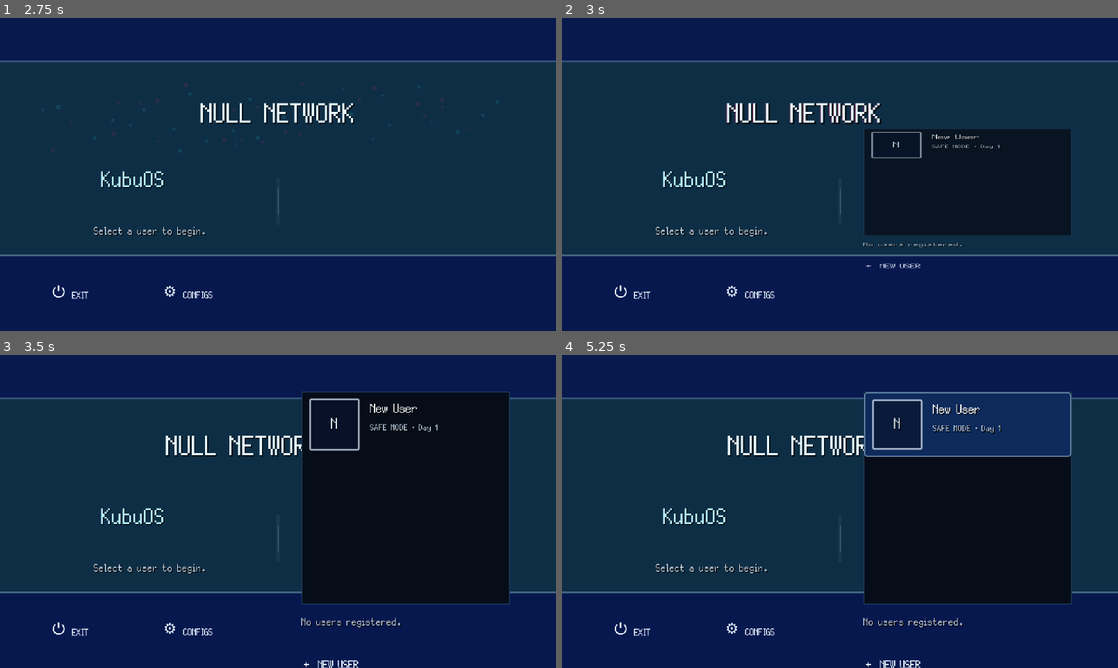
Above: before the commit, frames 1-4 (two rows, left to right).
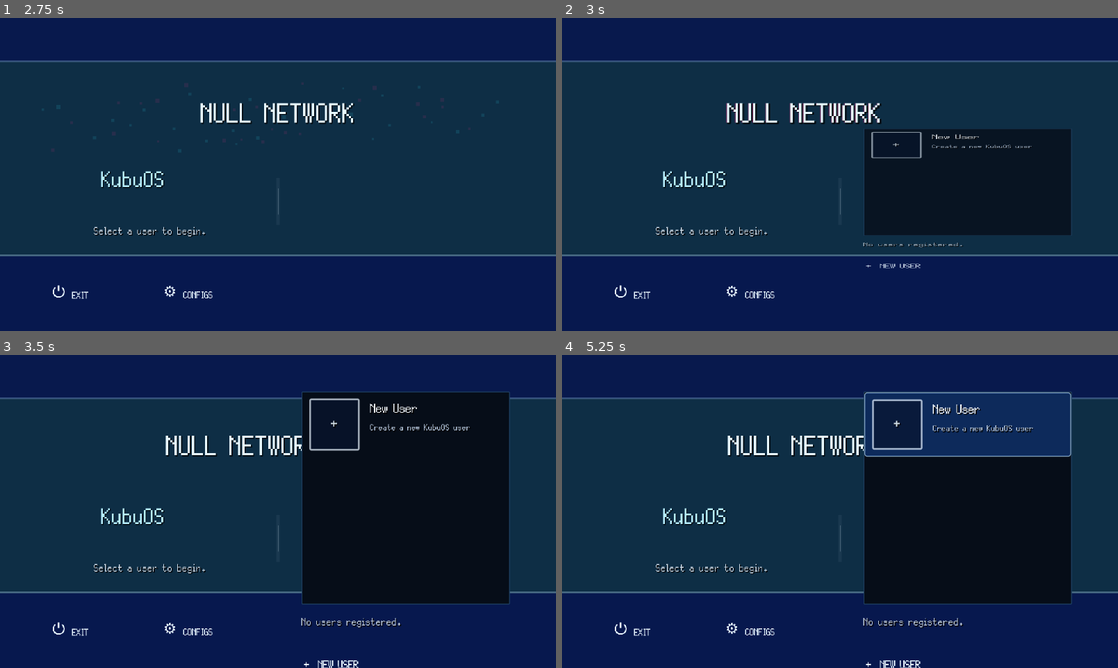
Above: after the commit, the same moments.

Repository: GYU-GAZE/NULL-NETWORK
Game: Godot game, scene res://core/bootstrap/bootstrap.tscn
Two runs of this game, one before a commit and one after it. Both use one fixed random seed, a clock stepped at 60 frames per second and the inputs below. The engine's default icon, where the game draws it, is replaced by a stand-in: a white triangle on a blue panel in a dark square.
Inputs (mouse positions are in pixels of both pictures, inside the frame that each line leads up to):
- Up to frame 1 (2.75 s): tap Enter at 0.5 s; move the mouse to (400, 158) at 0.52 s; hold D (local_area_move_right) 0.53-1.25 s; tap E (local_area_interact) at 0.6, 2.1 s; click (400, 158) at 0.67 s; drag from (166, 190) to (250, 237) at 1.27 s; move the mouse to (333, 105) at 2.02 s; hold D (local_area_move_right) from 2.03 s (still down)
- Up to frame 2 (3 s): release D (local_area_move_right) at 2.75 s; drag from (812, 237) to (673, 127) at 2.77 s
- Up to frame 3 (3.5 s): no input
- Up to frame 4 (5.25 s): click "+ NEW USER" at 3.5 s; click "+ NEW USER" at 4.25 s; click (967, 423) at 5 s

Frame 1 is identical in both runs. In frame 2, 0.1% of the frame differs, in the area x 59-85%, y 39-42%; in frame 3, 0.2%; in frame 4, 0.3%, in the area x 59-85%, y 20-26%.
Error in both runs: Invalid access to property or key 'position' on a base object of type 'null instance'. (res://systems/startup/startup_menu.gd:500)

Commit message:
Support special login entries in startup user rows

Diff:
--- a/systems/startup/startup_user_entry.gd
+++ b/systems/startup/startup_user_entry.gd
@@ -2,8 +2,8 @@
 class_name StartupUserEntry
 
 
-signal selected(campaign_id: String)
-signal activated(campaign_id: String)
+signal selected(entry_id: String)
+signal activated(entry_id: String)
 
 
 @export var normal_style: StyleBox
@@ -46,20 +46,29 @@
 	if username.is_empty():
 		username = "New User"
 
-	var mode: String = (
-		"COMMIT"
-		if int(profile.get("save_mode", CampaignState.SaveMode.SAFE))
-		== CampaignState.SaveMode.COMMIT
-		else "SAFE"
-	)
-	var day: int = maxi(1, int(profile.get("days_passed", 1)))
+	var description: String = str(profile.get("description", "")).strip_edges()
+
+	if description.is_empty():
+		var mode: String = (
+			"COMMIT"
+			if int(profile.get("save_mode", CampaignState.SaveMode.SAFE))
+			== CampaignState.SaveMode.COMMIT
+			else "SAFE"
+		)
+		var day: int = maxi(1, int(profile.get("days_passed", 1)))
+		description = "%s MODE · Day %d" % [mode, day]
+
+	var fallback: String = str(profile.get("avatar_fallback", "")).strip_edges()
+
+	if fallback.is_empty():
+		fallback = username.left(1).to_upper()
 
 	username_label.text = username
-	description_label.text = "%s MODE · Day %d" % [mode, day]
+	description_label.text = description
 	avatar_texture.texture = avatar
 	avatar_texture.visible = avatar != null
 	avatar_fallback.visible = avatar == null
-	avatar_fallback.text = username.left(1).to_upper()
+	avatar_fallback.text = fallback
 	avatar_fallback.tooltip_text = avatar_id
 
 
